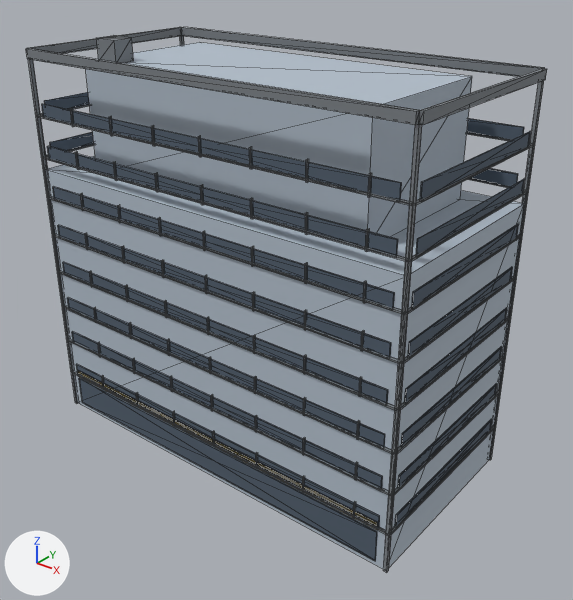
An edit to the glTF model public/buildings/lot_4x2.glb, drawn before and after from the same camera.
Rendered twice from a 50 mm lens placed at (49.0, -33.1, 36.9), pointed at (17.1, 6.8, 12.1). The axes (+X, +Y, +Z) are drawn at lower left. The lights are the same throughout. The first picture is the older version. Mesh edges are drawn as thin lines. Vertices at exactly the same position are counted once.

The first picture shows 'lot_4x2'.
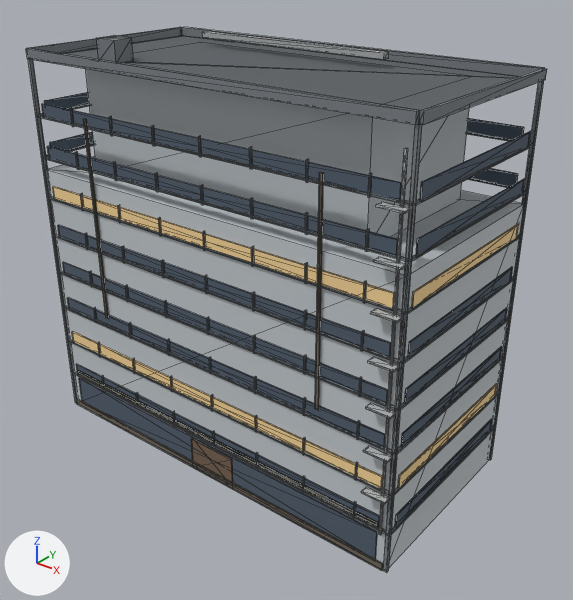
The edits, one by one:
Material 'lot_4x2_metal' (mat_lot_4x2_metal) is new.
Its base color is (0.44, 0.46, 0.47) (grey #b1b5b6).
Its roughness is 0.85.
Material 'lot_4x2_dirt' (mat_lot_4x2_dirt) is new.
Its base color is (0.16, 0.14, 0.11) (brown #6f695d).
Its roughness is 0.85.
Material 'lot_4x2_lit_glass' (mat_lot_4x2_lit_glass) is new.
Its base color is (0.95, 0.68, 0.32) (beige #f9d799).
Its roughness is 0.85.
Material 'lot_4x2_door' (mat_lot_4x2_door) is new.
Its base color is (0.18, 0.12, 0.08) (brown #766150).
Its roughness is 0.85.
Material 'lot_4x2_roof_felt' (mat_lot_4x2_roof_felt) is new.
Its base color is (0.1, 0.11, 0.12) (dark grey #595d61).
Its roughness is 0.85.
me_lot_4x2 is used by ob_lot_4x2; location (0.0, 0.0, 0.0).
me_lot_4x2 had 1056 vertices, 1596 faces and spanned x -0.2..30.8, y -0.2..14.8, z 0.0..29.5.
me_lot_4x2 now has 1176 vertices, 1776 faces and spans x -0.2..30.8, y -0.8..14.8, z 0.0..29.5.
me_lot_4x2 part 1: a new loose piece, a box spanning x 0.2..30.3, y 0.2..14.3, z 28.01..28.05, in mat_lot_4x2_roof_felt (dark grey #595d61).
me_lot_4x2 part 2: a new loose piece, a box spanning x 5.49..21.35, y 11.31..11.89, z 28.65..29.05, in mat_lot_4x2_metal (grey #b1b5b6).
me_lot_4x2 part 3: a new loose piece, a box spanning x 29.95..30.09, y -0.23..-0.12, z 2.8..26.8, in mat_lot_4x2_metal (grey #b1b5b6).
me_lot_4x2 part 4: a new loose piece, a box spanning x 28.85..30.5, y -0.75..-0.2, z 5.75..5.87, in mat_lot_4x2_metal (grey #b1b5b6).
me_lot_4x2 part 5: a new loose piece, a box spanning x 28.85..30.5, y -0.75..-0.2, z 8.75..8.87, in mat_lot_4x2_metal (grey #b1b5b6).
me_lot_4x2 part 6: a new loose piece, a box spanning x 28.85..30.5, y -0.75..-0.2, z 11.75..11.87, in mat_lot_4x2_metal (grey #b1b5b6).
me_lot_4x2 part 7: a new loose piece, a box spanning x 28.85..30.5, y -0.75..-0.2, z 14.75..14.87, in mat_lot_4x2_metal (grey #b1b5b6).
me_lot_4x2 part 8: a new loose piece, a box spanning x 28.85..30.5, y -0.75..-0.2, z 17.75..17.87, in mat_lot_4x2_metal (grey #b1b5b6).
me_lot_4x2 part 9: a new loose piece, a box spanning x 28.85..30.5, y -0.75..-0.2, z 20.75..20.87, in mat_lot_4x2_metal (grey #b1b5b6).
me_lot_4x2 part 10: a new loose piece, a box spanning x 28.85..30.5, y -0.75..-0.2, z 23.75..23.87, in mat_lot_4x2_metal (grey #b1b5b6).
me_lot_4x2 part 11: a new loose piece, a box spanning x 13.725..17.69, y -0.12..-0.02, z 0.0..2.55, in mat_lot_4x2_door (brown #766150).
me_lot_4x2 part 12: a new loose piece, a box spanning x 0.2..30.3, y -0.18..-0.1, z 0.0..0.55, in mat_lot_4x2_dirt (brown #6f695d).
me_lot_4x2 part 13: a new loose piece, a box spanning x 5.37..5.61, y -0.19..-0.11, z 9.8..24.64, in mat_lot_4x2_dirt (brown #6f695d).
me_lot_4x2 part 14: a new loose piece, a box spanning x 24.89..25.13, y -0.19..-0.11, z 9.8..24.64, in mat_lot_4x2_dirt (brown #6f695d).
me_lot_4x2 part 15: 48 faces spanning x 0.7..30.6, y -0.1..13.8, z 6.0..19.0 switch from mat_lot_4x2_glass (greyish blue #505d6c) to mat_lot_4x2_lit_glass (beige #f9d799).
Other edits to the shape of me_lot_4x2 do not show in these pictures.
me_lot_4x2 gains material mat_lot_4x2_roof_felt (dark grey #595d61).
me_lot_4x2 gains material mat_lot_4x2_metal (grey #b1b5b6).
me_lot_4x2 gains material mat_lot_4x2_door (brown #766150).
me_lot_4x2 gains material mat_lot_4x2_dirt (brown #6f695d).

What differs and where, as boxes (x1, y1, x2, y2) in the pictures (573 x 600 px):
part 1 of me_lot_4x2, added: after (62, 36, 519, 110)
part 2 of me_lot_4x2, added: after (202, 31, 389, 59)
part 3 of me_lot_4x2, added: after (379, 148, 408, 535)
part 4 of me_lot_4x2, added: after (361, 487, 390, 504)
part 5 of me_lot_4x2, added: after (363, 446, 393, 463)
part 6 of me_lot_4x2, added: after (366, 403, 396, 419)
part 7 of me_lot_4x2, added: after (368, 357, 399, 372)
part 8 of me_lot_4x2, added: after (370, 308, 403, 323)
part 9 of me_lot_4x2, added: after (373, 257, 406, 270)
part 10 of me_lot_4x2, added: after (376, 202, 410, 214)
part 11 of me_lot_4x2, added (brown): after (191, 438, 233, 482)
part 12 of me_lot_4x2, added: after (76, 398, 383, 571)
part 13 of me_lot_4x2, added: after (84, 119, 108, 318)
part 14 of me_lot_4x2, added: after (315, 172, 324, 410)
part 15 of me_lot_4x2, recoloured: (53, 186, 519, 488) in both
